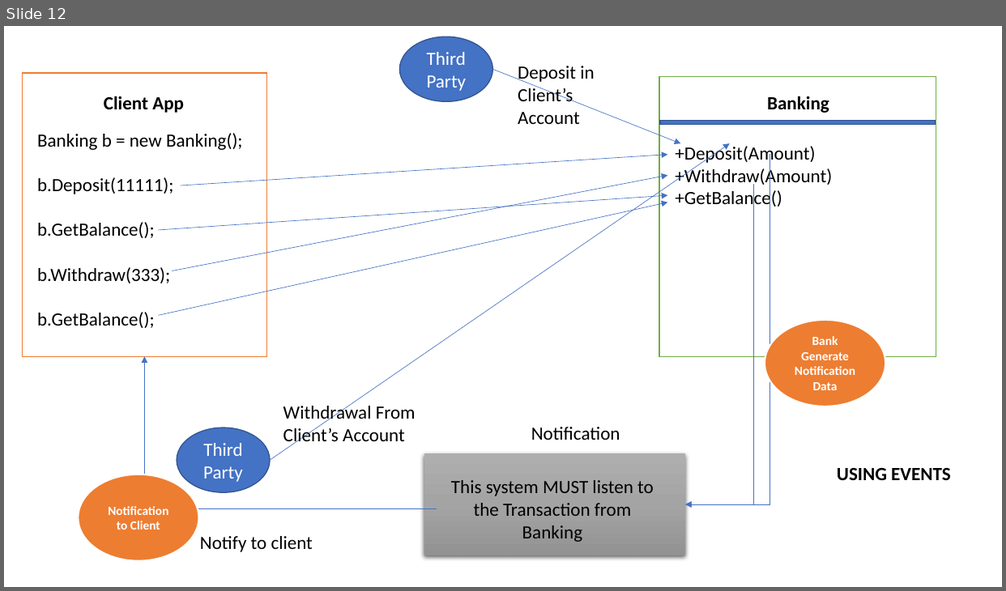
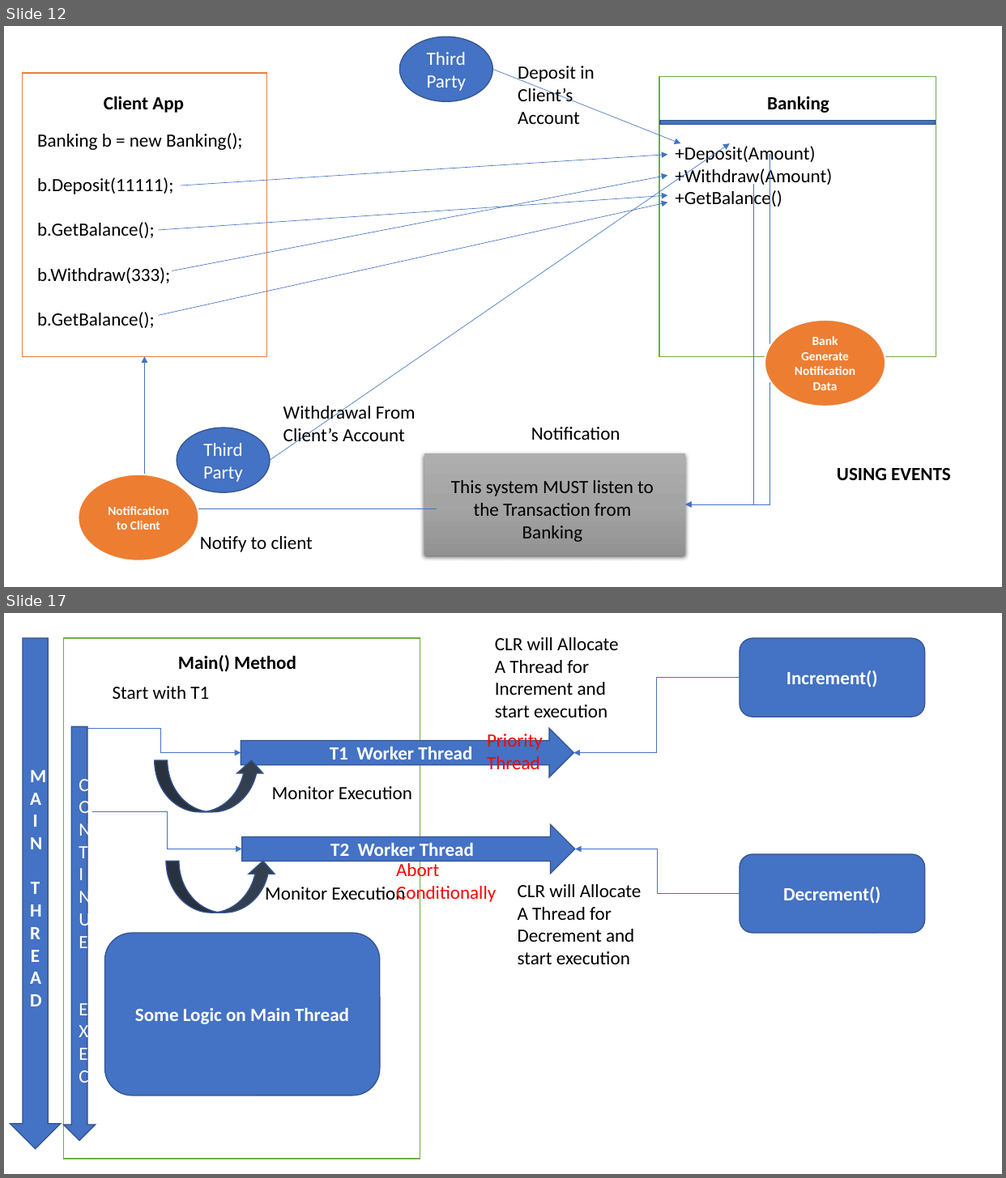
Before and after one commit to maheshsabnis/CS_Applications_MB, a slide deck: MB_Training_Images.pptx. Shown one above the other, each under a label of ours: slide 12 before the commit, slides 12 and 17 after it; the slides between them are not shown. The pictures are 1006x591 and 1006x1178 pixels, drawn with LibreOffice and Linux fonts; fonts in the diff are those of the drawing. Boxes give left, top, right and bottom in pixels: in the first picture for what was removed or moved away, otherwise in the second. Text is boxed around its words. In the diff, an @@ line names an element or a change of style, - is before the commit and + after.

```diff
--- a/MB_Training_Images.pptx
+++ b/MB_Training_Images.pptx
@@ slide 17 added at bbox=[4, 613, 1002, 1174], background #FFFFFF @@
@@ down arrow added at bbox=[10, 638, 60, 1150], fill #4472C4, outline #325491 1 pt, 18 pt, text #FFFFFF, bold @@
+M
+A
+I
+N
+T
+H
+R
+E
+A
+D
@@ rectangle added at bbox=[64, 638, 421, 1160], fill #FFFFFF, outline #70AD47 1 pt @@
@@ text added at bbox=[178, 655, 296, 672], 18 pt, text #000000, bold @@
+Main() Method
@@ text added at bbox=[495, 637, 618, 717], 18 pt, text #000000 @@
+CLR will Allocate A Thread for Increment and start execution
@@ rounded rectangle added at bbox=[740, 638, 926, 717], fill #4472C4, outline #325491 1 pt, 18 pt, text #FFFFFF, bold @@
+Increment()
@@ elbow arrow added from (740, 677) to (573, 753), #4472C4 0.5 pt @@
@@ text added at bbox=[113, 686, 209, 699], 18 pt, text #000000 @@
+Start with T1
@@ down arrow added at bbox=[64, 726, 96, 1141], fill #4472C4, outline #325491 1 pt, 18 pt, text #FFFFFF @@
+C
+O
+N
+T
+I
+N
+U
+E
+E
+XE
+C
@@ elbow arrow added from (81, 728) to (241, 753), #4472C4 0.5 pt @@
@@ right arrow added at bbox=[241, 728, 573, 777], fill #4472C4, outline #325491 1 pt, 18 pt, text #FFFFFF, bold @@
+T1 Worker Thread
@@ text added at bbox=[487, 731, 543, 775], 18 pt, text #FF0000 @@
+Priority Thread
@@ curved up arrow added at bbox=[155, 760, 265, 812], fill #333F50, outline #325491 1 pt @@
@@ text added at bbox=[272, 786, 412, 799], 18 pt, text #000000 @@
+Monitor Execution
@@ elbow arrow added from (92, 811) to (242, 849), #4472C4 0.5 pt @@
@@ right arrow added at bbox=[242, 825, 575, 874], fill #4472C4, outline #325491 1 pt, 18 pt, text #FFFFFF, bold @@
+T2 Worker Thread
@@ elbow arrow added from (740, 894) to (575, 849), #4472C4 0.5 pt @@
@@ rounded rectangle added at bbox=[740, 854, 926, 933], fill #4472C4, outline #325491 1 pt, 18 pt, text #FFFFFF, bold @@
+Decrement()
@@ curved up arrow added at bbox=[166, 861, 275, 913], fill #333F50, outline #325491 1 pt @@
@@ text added at bbox=[396, 861, 496, 904], 18 pt, text #FF0000 @@
+Abort Conditionally
@@ text added at bbox=[265, 884, 405, 900], 18 pt, text #000000 @@
+Monitor Execution
@@ text added at bbox=[518, 884, 641, 965], 18 pt, text #000000 @@
+CLR will Allocate A Thread for Decrement and start execution
@@ rounded rectangle added at bbox=[105, 934, 380, 1096], fill #4472C4, outline #325491 1 pt, 18 pt, text #FFFFFF, bold @@
+Some Logic on Main Thread
```
Also in this commit, not shown: 6 other slides added, 24 other files.
